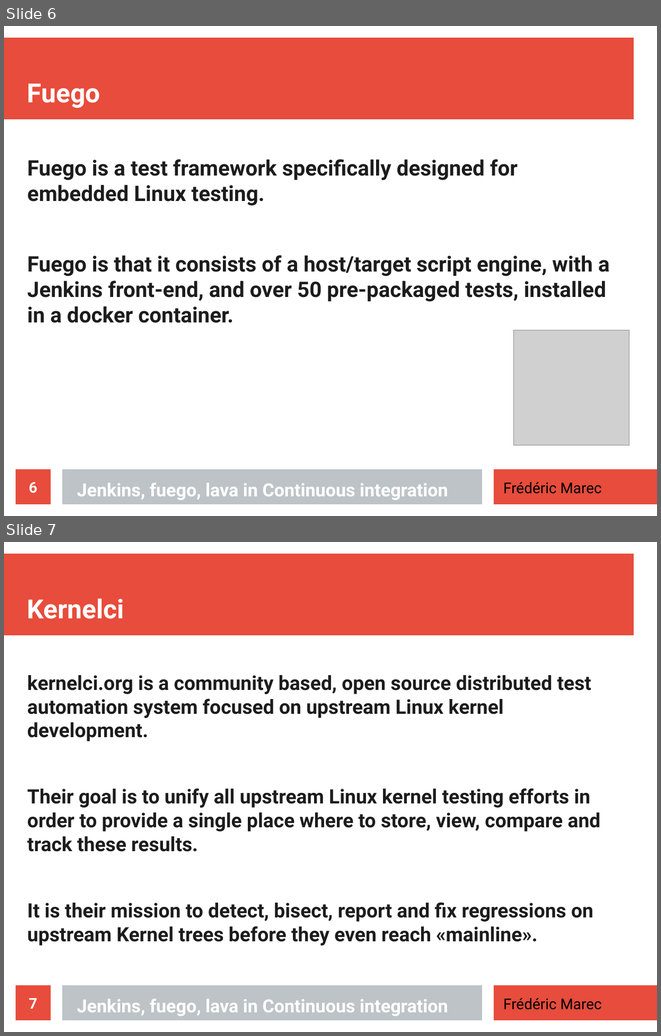
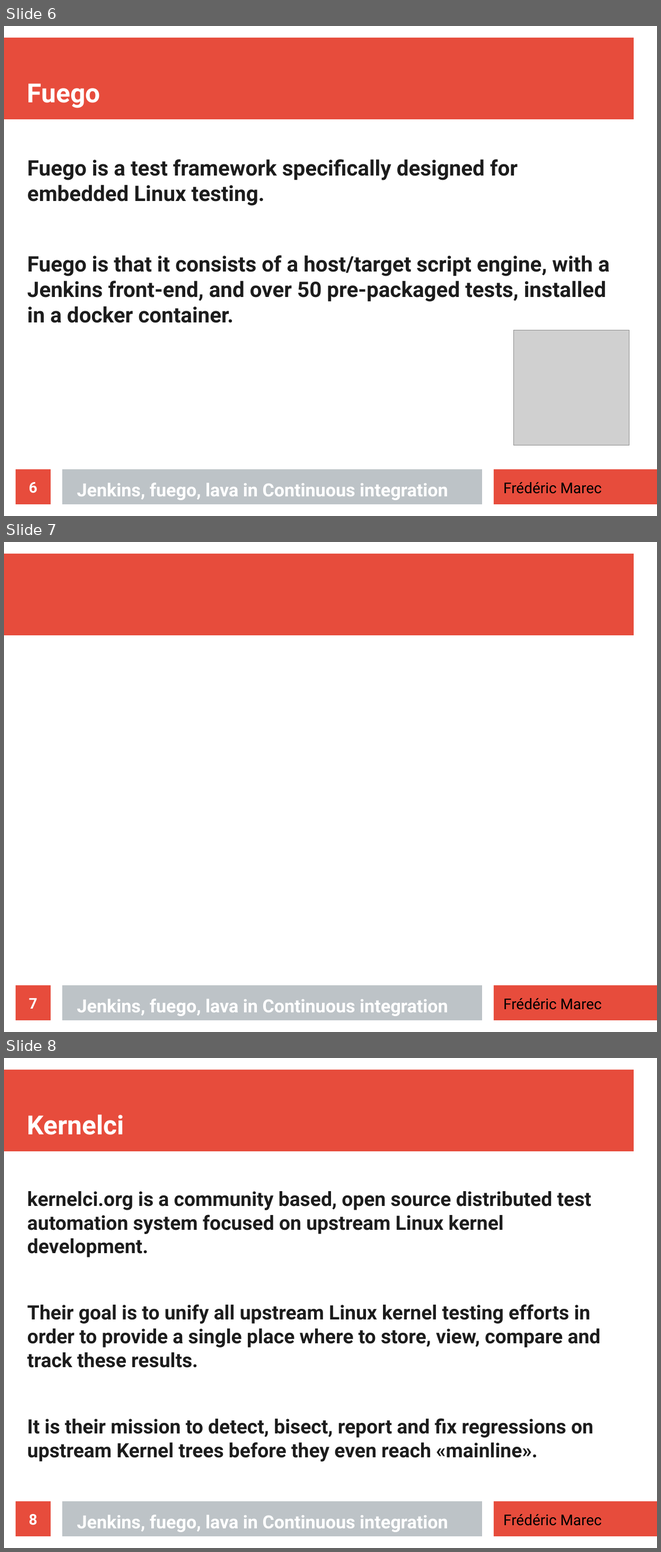
Before and after one commit to DDTLK/review, a slide deck: CI-presentation.odp. Shown one above the other, each under a label of ours: slides 6 and 7 before the commit, slides 6, 7 and 8 after it. The pictures are 661x1036 and 661x1552 pixels, drawn with LibreOffice and Linux fonts; fonts in the diff are those of the drawing; grey boxes stand for pictures. Boxes give left, top, right and bottom in pixels: in the first picture for what was removed or moved away, otherwise in the second. Text is boxed around its words. In the diff, an @@ line names an element or a change of style, - is before the commit and + after.

Commit message:
Fix: update

```diff
--- a/CI-presentation.odp
+++ b/CI-presentation.odp
@@ slide 7 added at box(4, 542, 657, 1032), background #FFFFFF; not listed: 3 template elements that a slide beside it also shows @@
@@ page number added at box(16, 985, 51, 1020), fill #E74C3C, 18 pt, text #FFFFFF, bold @@
+7
@@ title added at box(77, 998, 448, 1016), 22 pt, text #FFFFFF, bold @@
+Jenkins, fuego, lava in Continuous integration
@@ text added at box(503, 998, 602, 1009), 18 pt, text #000000 @@
+Frédéric Marec
@@ what was slide 7 is now slide 8 @@
@@ page number at box(29, 1514, 37, 1525): text changed @@
-7
+8
```
Also in this commit, not shown: 2 other slides added.
